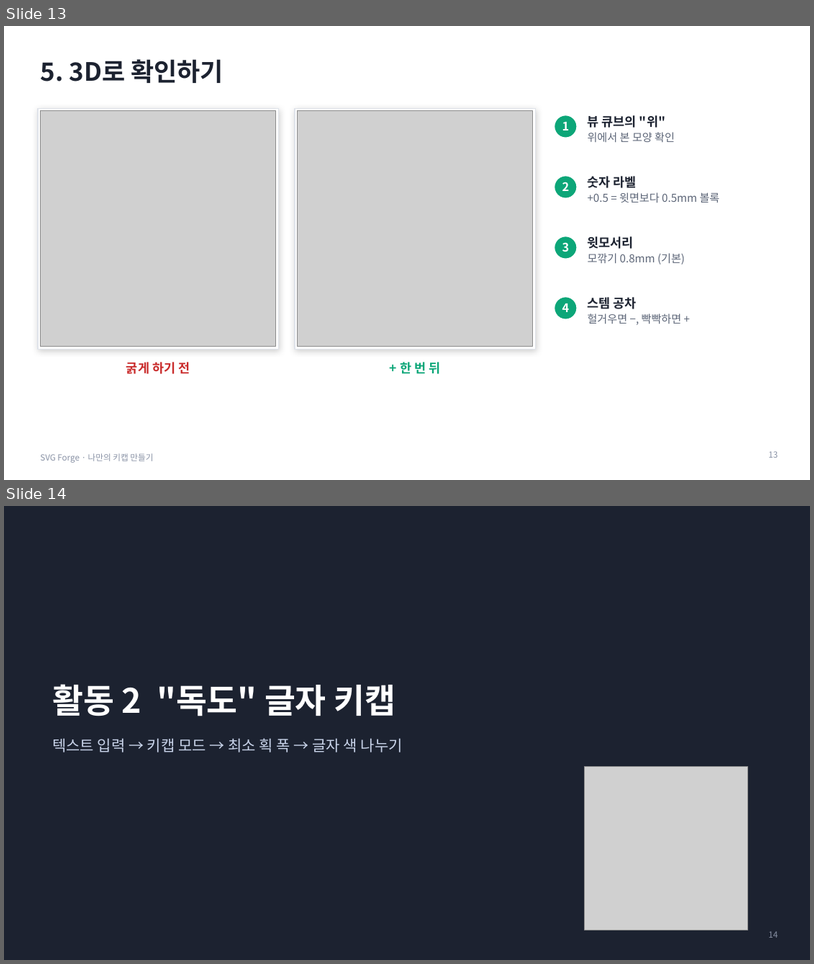
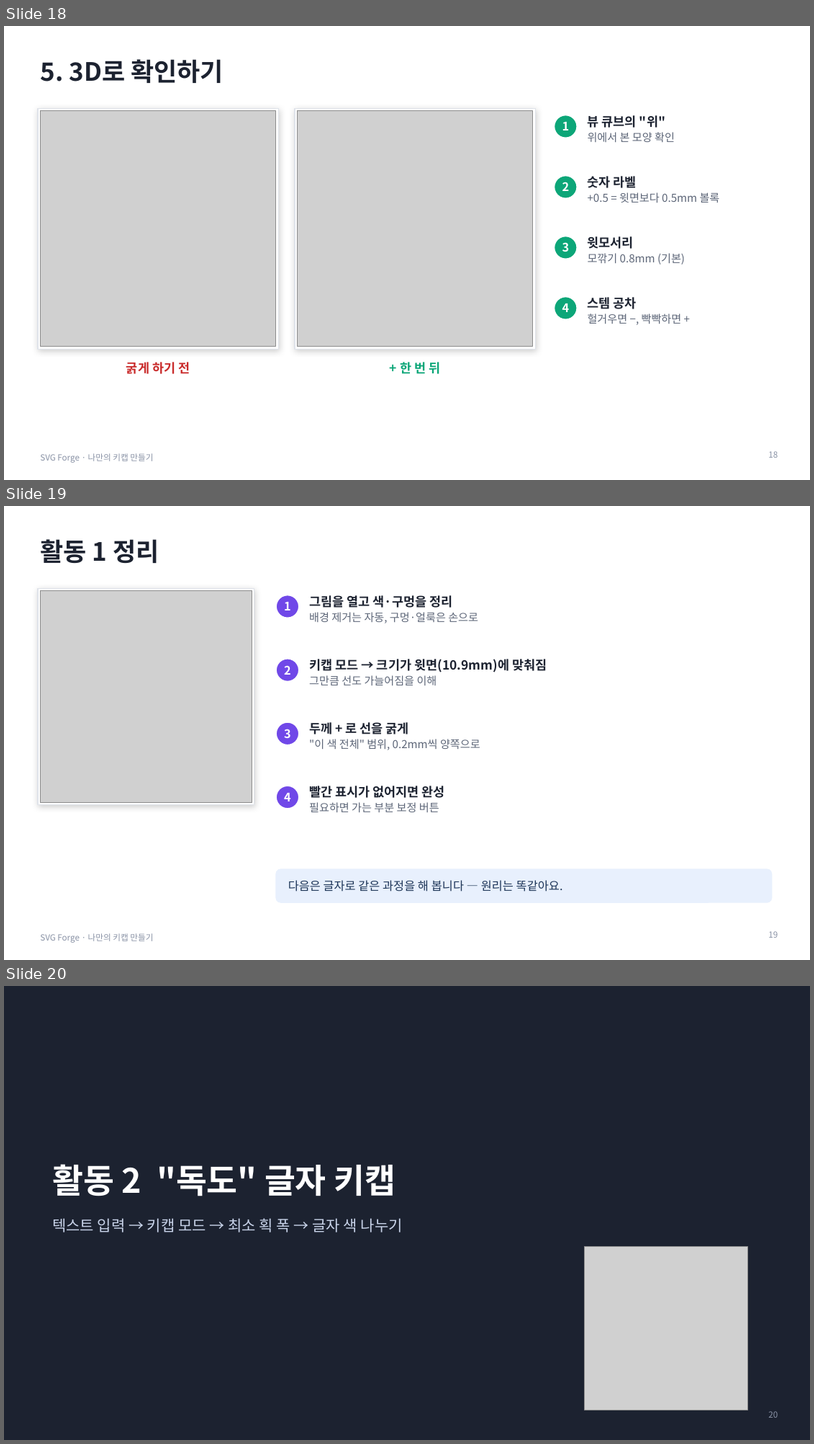
Before and after one commit to boundaryx01-uniquelife/svg-forge-01, a slide deck: docs/education/나만의-키캡-만들기.pptx. Shown one above the other, each under a label of ours: slides 13 and 14 before the commit, slides 18, 19 and 20 after it. The pictures are 814x964 and 814x1444 pixels, drawn with LibreOffice and Linux fonts; fonts in the diff are those of the drawing; grey boxes stand for pictures. Boxes give left, top, right and bottom in pixels: in the first picture for what was removed or moved away, otherwise in the second. Text is boxed around its words. In the diff, an @@ line names an element or a change of style, - is before the commit and + after.

```diff
--- a/docs/education/나만의-키캡-만들기.pptx
+++ b/docs/education/나만의-키캡-만들기.pptx
@@ slide 19 added at (4,506,810,960), background #FFFFFF; not listed: 1 template element that a slide beside it also shows @@
@@ title added at (40,539,159,563), 30 pt, text #1C2230, bold @@
+활동 1 정리
@@ rectangle added at (38,588,255,804), fill #FFFFFF, outline #DFE3EA 1 pt @@
@@ picture added at (40,591,252,802) @@
@@ ellipse added at (276,595,299,618), fill #7048E8, outline #FFFFFF 1.5 pt @@
@@ text added at (284,602,291,610), 14 pt, text #FFFFFF, bold @@
+1
@@ text added at (309,595,478,623), 13 pt, text #5D6678 @@
+그림을 열고 색·구멍을 정리
+배경 제거는 자동, 구멍·얼룩은 손으로
@@ ellipse added at (276,659,299,682), fill #7048E8, outline #FFFFFF 1.5 pt @@
@@ text added at (284,665,291,674), 14 pt, text #FFFFFF, bold @@
+2
@@ text added at (309,659,547,685), 15 pt, text #1C2230, bold @@
+키캡 모드 → 크기가 윗면(10.9mm)에 맞춰짐
+그만큼 선도 가늘어짐을 이해
@@ ellipse added at (276,722,299,745), fill #7048E8, outline #FFFFFF 1.5 pt @@
@@ text added at (284,728,291,738), 14 pt, text #FFFFFF, bold @@
+3
@@ text added at (309,722,481,750), 13 pt, text #5D6678 @@
+두께 + 로 선을 굵게
+"이 색 전체" 범위, 0.2mm씩 양쪽으로
@@ ellipse added at (276,785,299,808), fill #7048E8, outline #FFFFFF 1.5 pt @@
@@ text added at (309,785,445,812), 13 pt, text #5D6678 @@
+빨간 표시가 없어지면 완성
+필요하면 가는 부분 보정 버튼
@@ text added at (284,793,291,801), 14 pt, text #FFFFFF, bold @@
+4
@@ rounded rectangle added at (276,869,772,902), fill #E8F0FD, outline #E8F0FD 1 pt @@
@@ text added at (288,880,563,891), 14 pt, text #1D3557 @@
+다음은 글자로 같은 과정을 해 봅니다 — 원리는 똑같아요.
@@ page number added at (769,931,778,937), 10 pt, text #8A93A6 @@
+19
@@ what was slide 13 is now slide 18 @@
@@ page number at (769,451,778,457): text changed @@
-13
+18
@@ what was slide 14 is now slide 20 @@
@@ page number at (769,1411,778,1417): text changed @@
-14
+20
```
Also in this commit, not shown: 1 slide changed, 11 other slides added, 2 other files.
